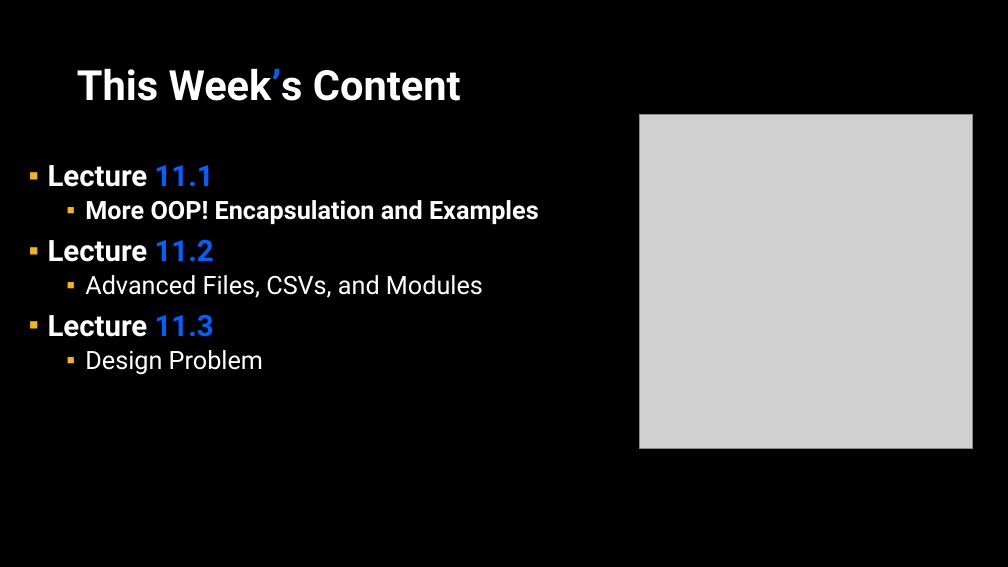
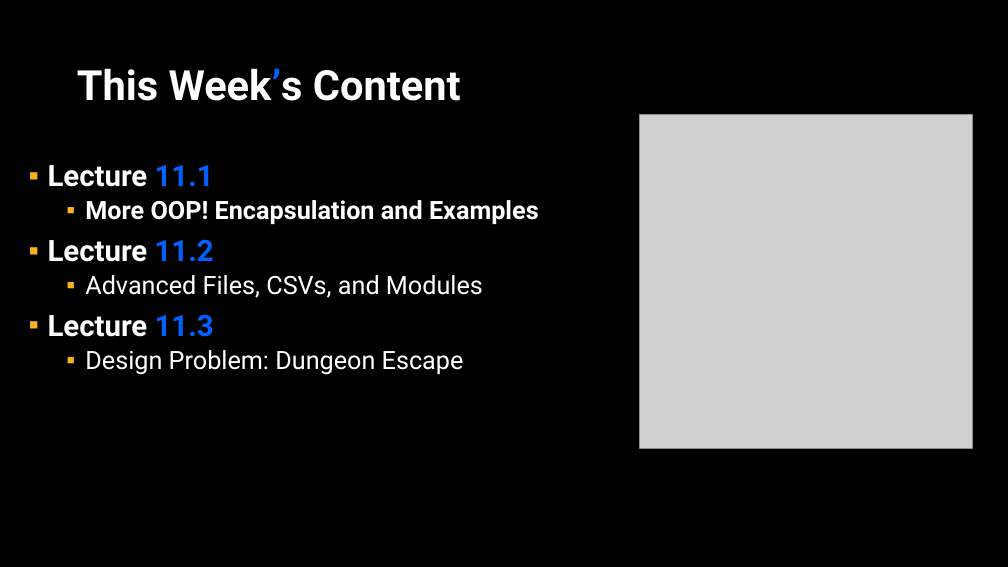
Before and after one commit to APS106/APS106-winter-2026-goodfellow-sutton, a slide deck: slide 2 of lectures/week11/lecture1/slides/week10_lecture1.pptx. Drawn at 1008x567 pixels with LibreOffice and Linux fonts; fonts in the diff are those of the drawing; grey boxes stand for pictures; background and template pictures are left out. Boxes give left, top, right and bottom in pixels: in the first picture for what was removed or moved away, otherwise in the second. Text is boxed around its words. In the diff, an @@ line names an element or a change of style, - is before the commit and + after.

Commit message:
week 10 updates

```diff
--- a/lectures/week11/lecture1/slides/week10_lecture1.pptx
+++ b/lectures/week11/lecture1/slides/week10_lecture1.pptx
@@ text at (85,350,464,375): text changed @@
-  ▪ Design Problem
+  ▪ Design Problem: Dungeon Escape
```
Also in this commit, not shown: 3 slides removed, 12 other files.
